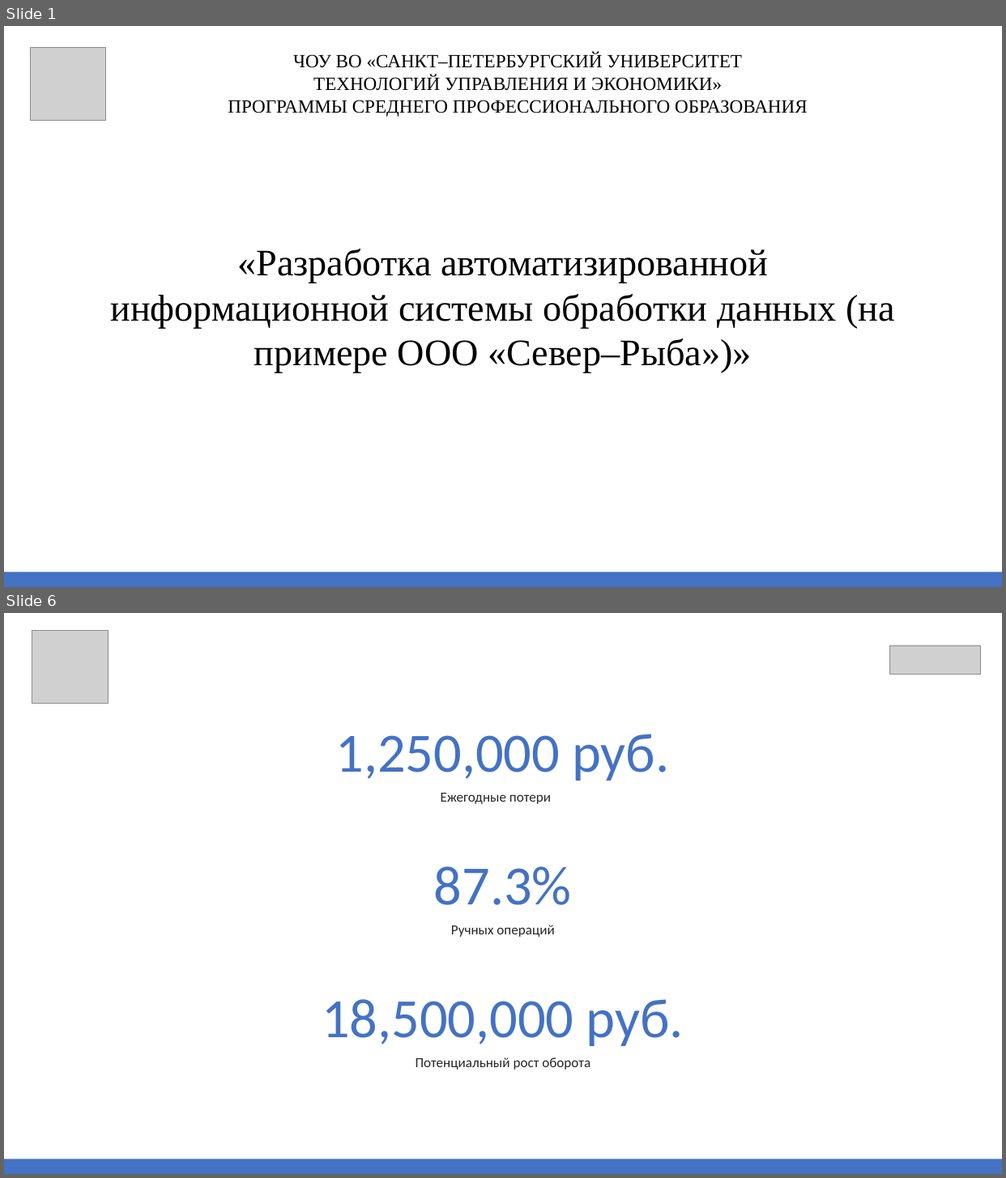
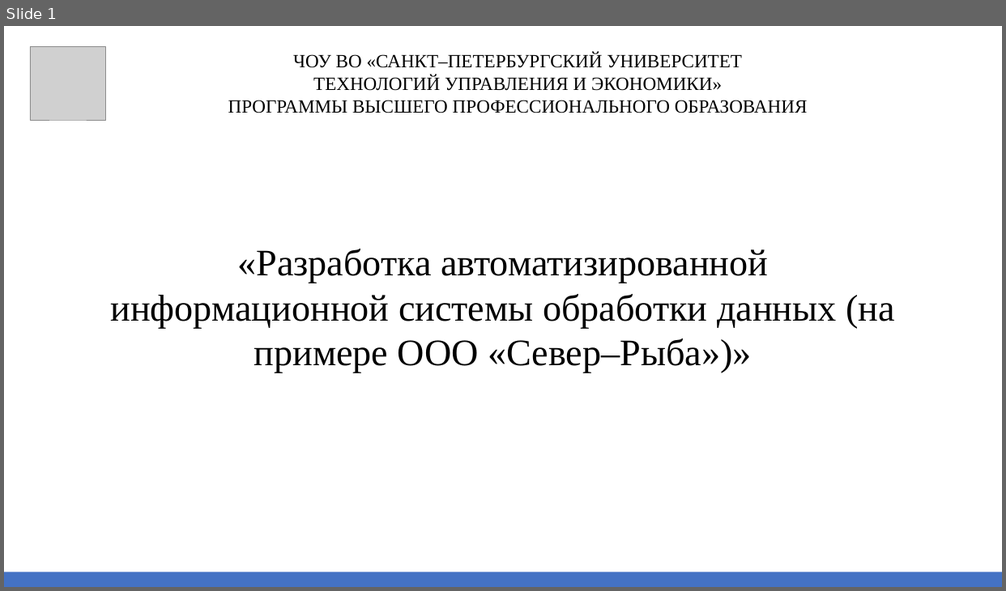
Before and after one commit to katarymba/preza, a slide deck: Презентация.pptx. Shown one above the other, each under a label of ours: slides 1 and 6 before the commit, slide 1 after it; the slides between them are not shown. The pictures are 1006x1178 and 1006x591 pixels, drawn with LibreOffice and Linux fonts; fonts in the diff are those of the drawing; grey boxes stand for pictures. Boxes give left, top, right and bottom in pixels: in the first picture for what was removed or moved away, otherwise in the second. Text is boxed around its words. In the diff, an @@ line names an element or a change of style, - is before the commit and + after.

```diff
--- a/Презентация.pptx
+++ b/Презентация.pptx
@@ slide 6 removed at box(4, 613, 1002, 1174), background #FFFFFF; not listed: 1 template element that a slide beside it also shows @@
@@ picture removed at box(32, 631, 108, 704) @@
@@ picture removed at box(889, 645, 981, 674) @@
@@ text removed at box(336, 734, 670, 781) @@
-1,250,000 руб.
@@ text removed at box(441, 793, 551, 804) @@
-Ежегодные потери
@@ text removed at box(434, 867, 572, 905) @@
-87.3%
@@ text removed at box(451, 925, 554, 937) @@
-Ручных операций
@@ text removed at box(322, 999, 684, 1046) @@
-18,500,000 руб.
@@ text removed at box(415, 1058, 590, 1070) @@
-Потенциальный рост оборота
@@ slide 1 changed as well @@
@@ text at box(228, 100, 808, 113): text changed @@
-ПРОГРАММЫ СРЕДНЕГО ПРОФЕССИОНАЛЬНОГО ОБРАЗОВАНИЯ
+ПРОГРАММЫ ВЫСШЕГО ПРОФЕССИОНАЛЬНОГО ОБРАЗОВАНИЯ
```
Also in this commit, not shown: 5 other slides changed, 13 slides added, 6 other slides removed.
